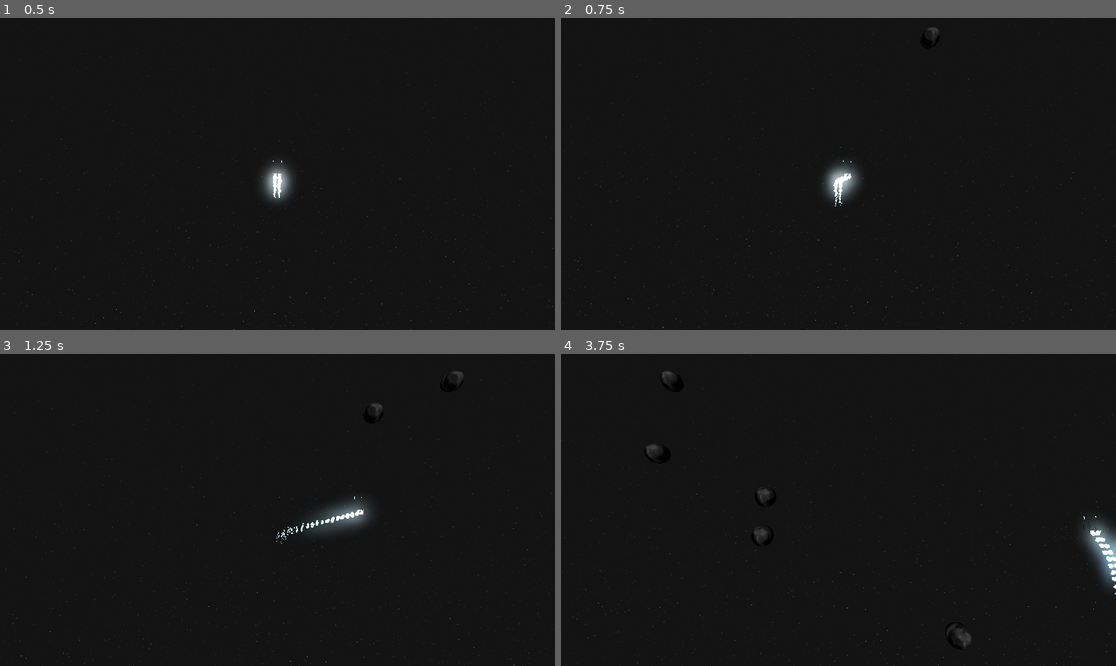
Above: before the commit, frames 1-4 (two rows, left to right).
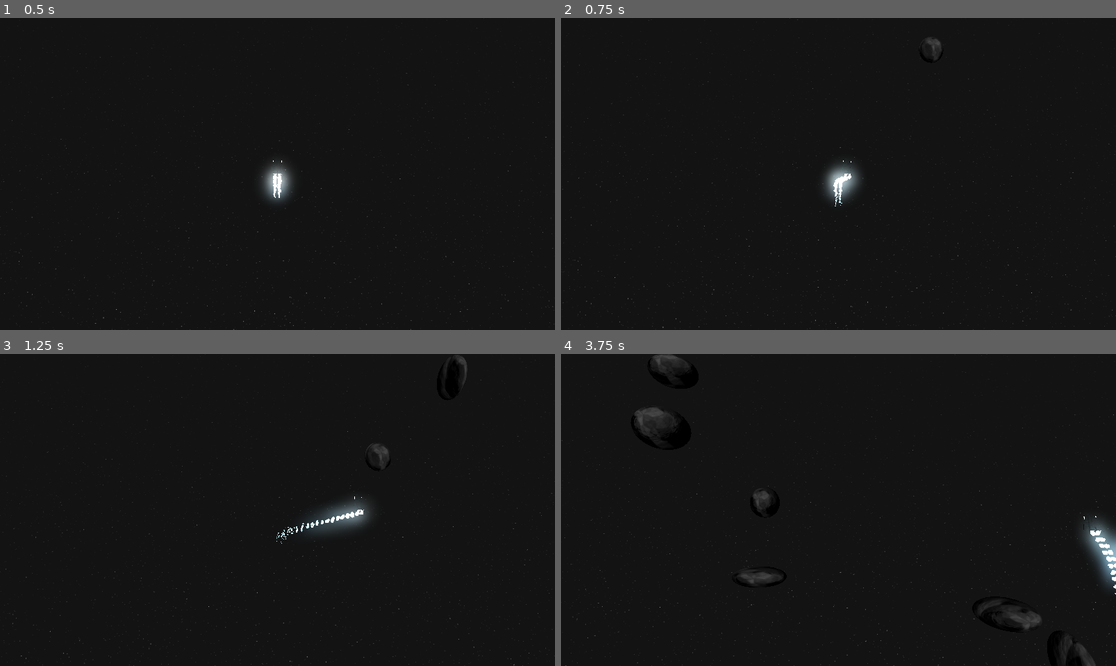
Above: after the commit, the same moments.

Repository: Kelvysb/Godot_Particles_Class
Game: Godot game, scene res://main.tscn
The game is run twice, just before and just after one commit, with the same random seed, the same clock (stepped at 60 frames per second) and the same inputs.
Inputs (mouse positions are in pixels of both pictures, inside the frame that each line leads up to):
- Up to frame 1 (0.5 s): no input
- Up to frame 2 (0.75 s): move the mouse to (960, 158) at 0.52 s; hold D (right) from 0.53 s (still down); click (960, 158) at 0.6 s
- Up to frame 3 (1.25 s): keep holding D (right)
- Up to frame 4 (3.75 s): move the mouse to (727, 525) at 1.27 s; release D (right) at 1.28 s; hold S (down) 1.28-2.03 s; click (727, 525) at 1.35 s; move the mouse to (894, 441) at 2.02 s; hold D (right) 2.03-2.78 s; click (894, 441) at 2.1 s; move the mouse to (810, 572) at 2.77 s; hold W (up) 2.78-3.53 s; click (810, 572) at 2.85 s; move the mouse to (1005, 556) at 3.52 s; hold A (left) from 3.53 s (still down); click (1005, 556) at 3.6 s

Frame 1 is identical in both runs. In frame 2, 0.1% of the frame differs, in the area x 64-69%, y 3-15%; in frame 3, 0.2%; in frame 4, 0.9%, in the area x 13-97%, y 0-100%.

Commit message:
Progress

Diff:
--- a/Project/Asteroid.gd
+++ b/Project/Asteroid.gd
@@ -1,15 +1,14 @@
 extends RigidBody3D
 class_name Asteroid
+var randScale = Vector3(1,1,1)
+var randSpeed = 20.0
 
-# Called when the node enters the scene tree for the first time.
 func _ready():
-	var randScale = randf_range(0.5, 2.5)
-	scale.x = randScale
-	scale.y = randScale
-	scale.z = randScale
-	var randSpeed = randf_range(20.0, 40.0)
+	randScale = Vector3(randf_range(0.5, 2.5),randf_range(0.5, 2.5),randf_range(0.5, 2.5))
+	scale = randScale
+	randSpeed = randf_range(20.0, 40.0)
 	apply_impulse(Vector3(0,0,randSpeed))
 
-# Called every frame. 'delta' is the elapsed time since the previous frame.
-func _process(delta):
-	pass
+
+func  _physics_process(delta):
+	scale = randScale
